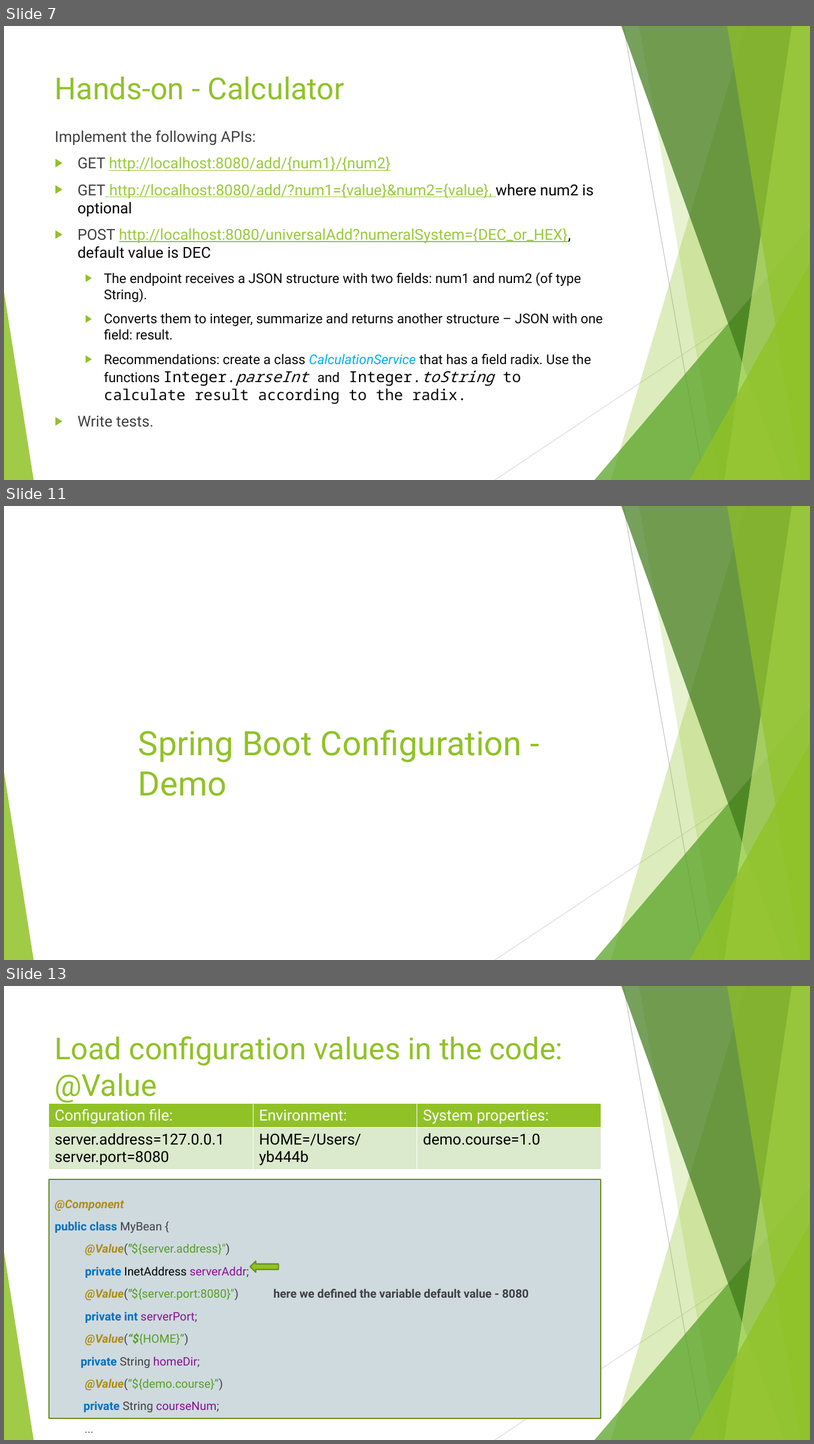
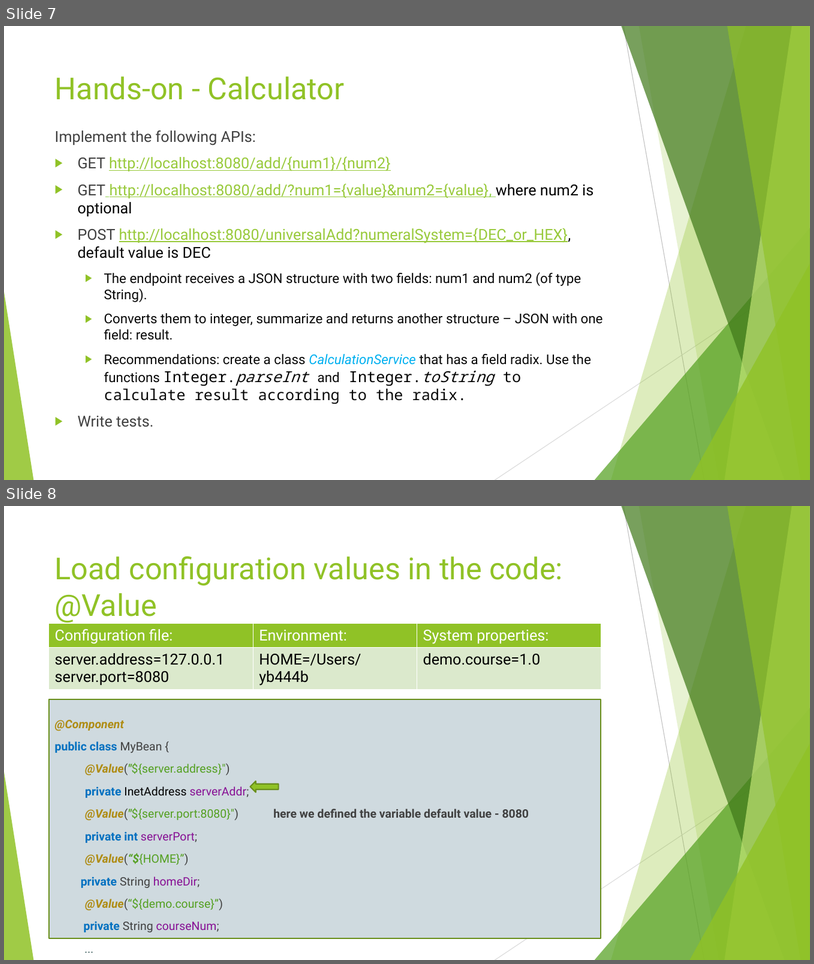
Before and after one commit to idanshal/sb-todo-app-tdp, a slide deck: course_data/presentations/practical_spring_boot_for_tdp_02.pptx. Shown one above the other, each under a label of ours: slides 7, 11 and 13 before the commit, slides 7 and 8 after it; the slides between them are not shown. The pictures are 814x1444 and 814x964 pixels, drawn with LibreOffice and Linux fonts; fonts in the diff are those of the drawing. Boxes give left, top, right and bottom in pixels: in the first picture for what was removed or moved away, otherwise in the second. Text is boxed around its words. In the diff, an @@ line names an element or a change of style, - is before the commit and + after.

Commit message:
update configuration

```diff
--- a/course_data/presentations/practical_spring_boot_for_tdp_02.pptx
+++ b/course_data/presentations/practical_spring_boot_for_tdp_02.pptx
@@ slide 11 removed at <box>4,506,810,960</box>, background #FFFFFF; not listed: 10 template elements that a slide beside it also shows @@
@@ title removed at <box>138,729,522,796</box> @@
-Spring Boot Configuration - Demo
@@ what was slide 13 is now slide 8 @@
```
Also in this commit, not shown: 4 other slides removed, 8 other files.
